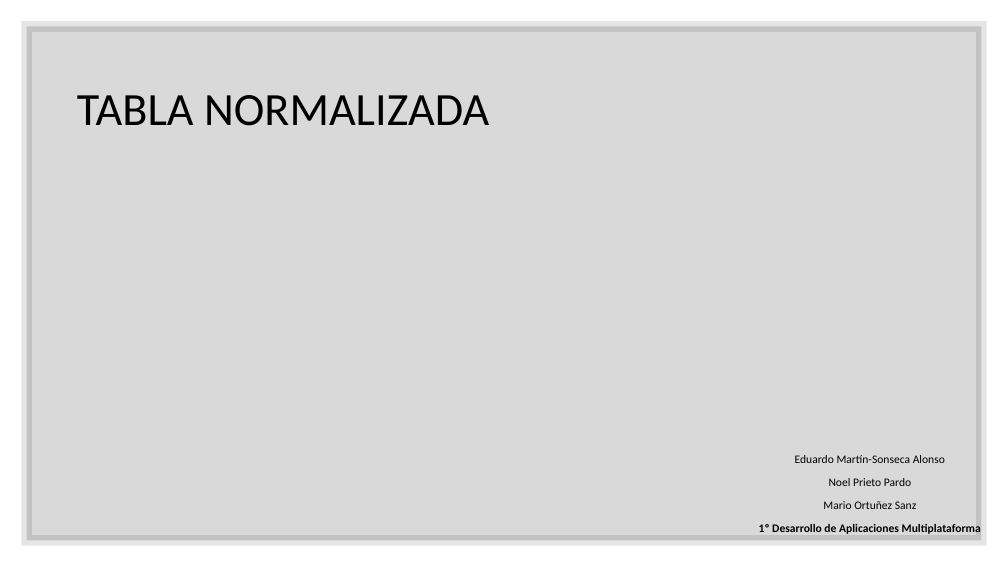
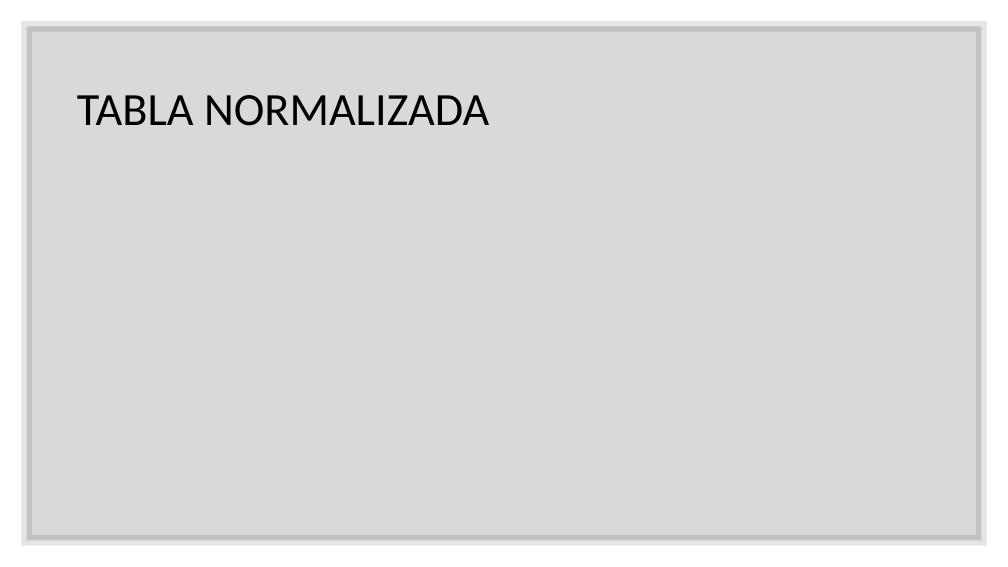
Before and after one commit to maraloeDev/Proyecto-de-Bases-de-Datos, a slide deck: slide 8 of Defensa proyecto intermodular.pptx. Drawn at 1008x567 pixels with LibreOffice and Linux fonts; fonts in the diff are those of the drawing. Boxes give left, top, right and bottom in pixels: in the first picture for what was removed or moved away, otherwise in the second. Text is boxed around its words. In the diff, an @@ line names an element or a change of style, - is before the commit and + after.

```diff
--- a/Defensa proyecto intermodular.pptx
+++ b/Defensa proyecto intermodular.pptx
@@ text removed at bbox=[759, 455, 981, 534] @@
-Eduardo Martín-Sonseca Alonso
-Noel Prieto Pardo
-Mario Ortuñez Sanz
-1º Desarrollo de Aplicaciones Multiplataforma
```
Also in this commit, not shown: 12 other slides changed.
